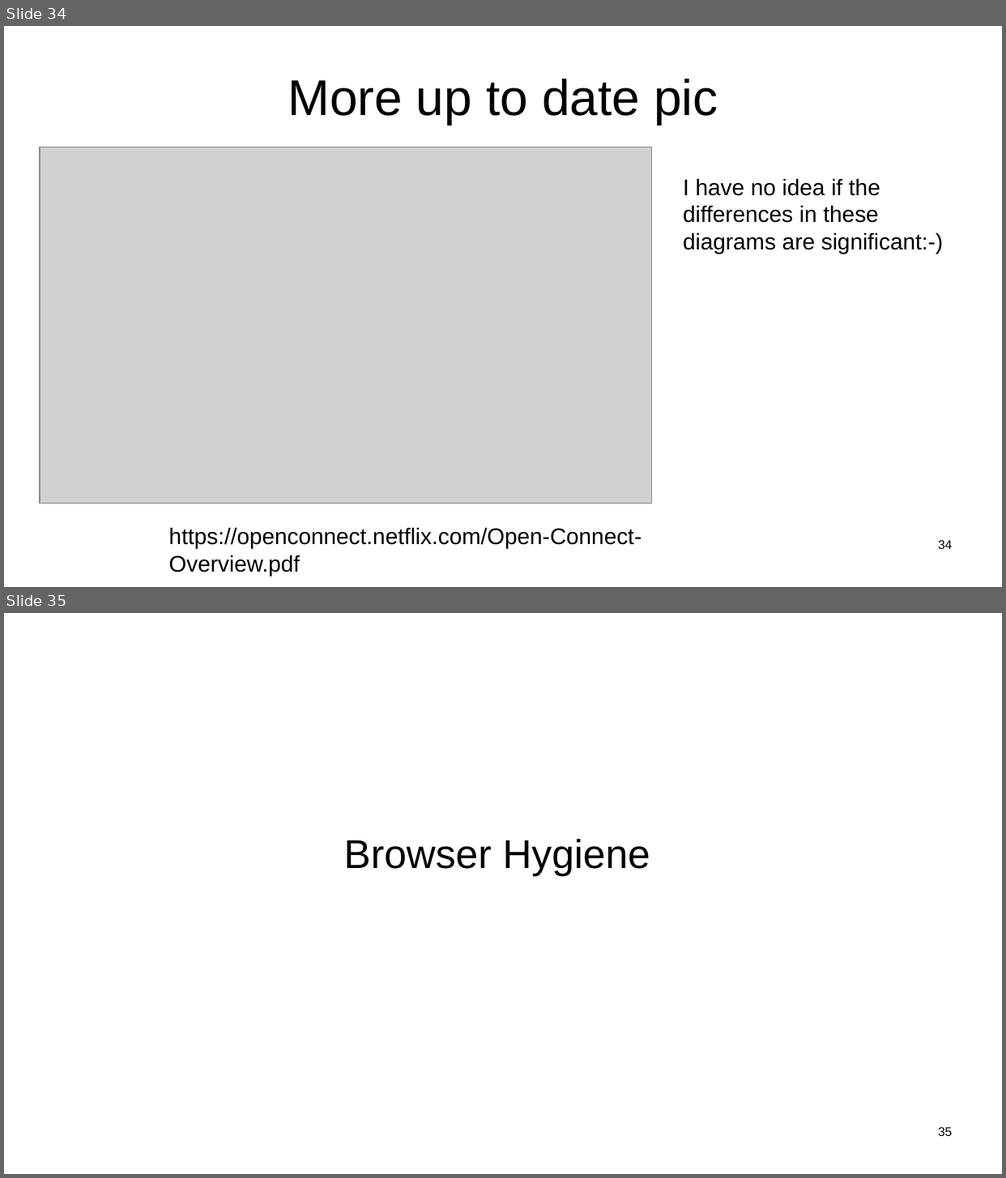
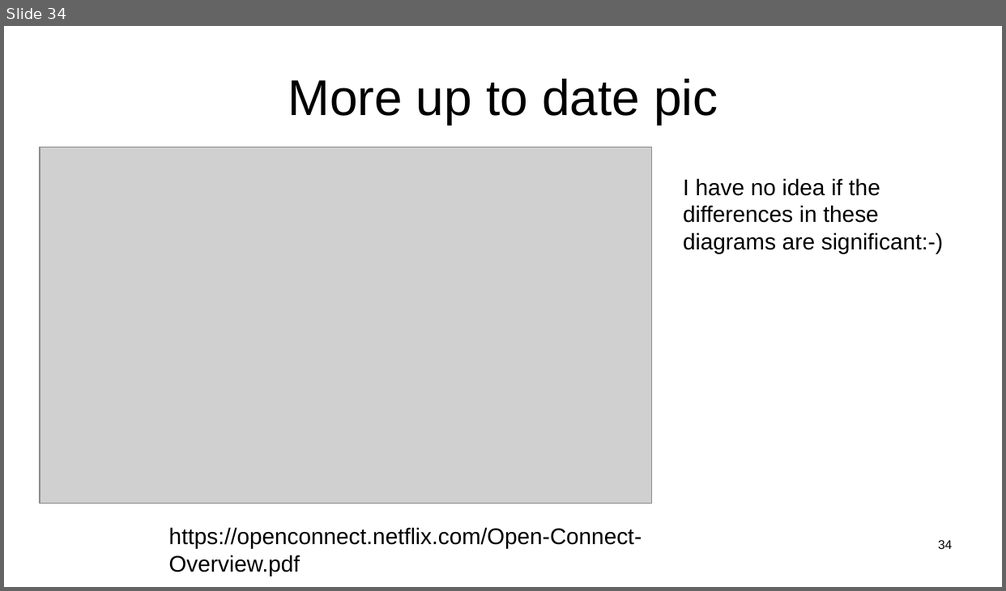
Before and after one commit to sftcd/witidtm, a slide deck: lectures/2021-2022/200-web.odp. Shown one above the other, each under a label of ours: slides 34 and 35 before the commit, slide 34 after it. The pictures are 1006x1178 and 1006x591 pixels, drawn with LibreOffice and Linux fonts; fonts in the diff are those of the drawing; grey boxes stand for pictures. Boxes give left, top, right and bottom in pixels: in the first picture for what was removed or moved away, otherwise in the second. Text is boxed around its words. In the diff, an @@ line names an element or a change of style, - is before the commit and + after.

```diff
--- a/lectures/2021-2022/200-web.odp
+++ b/lectures/2021-2022/200-web.odp
@@ slide 35 removed at (4,613,1002,1174), background #FFFFFF @@
@@ subtitle removed at (344,839,650,876) @@
-Browser Hygiene
@@ page number removed at (938,1127,952,1136) @@
-35
```
Also in this commit, not shown: 5 other slides removed, 7 other files.
